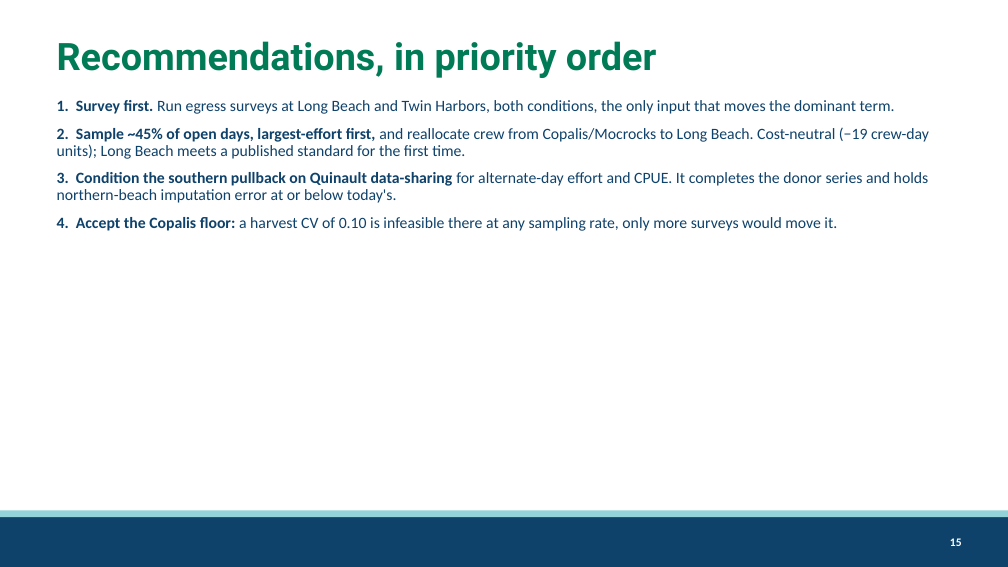
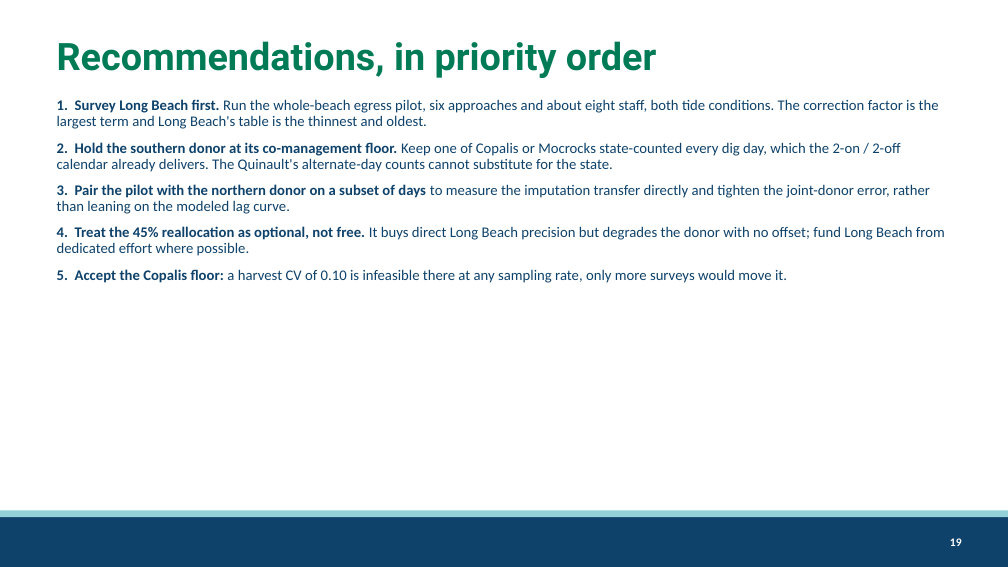
Before and after one commit to mattgeorgephd/razor-clam-harvest-monitoring, a slide deck: slide 19 of 07_presentations/razor-clam-sampling-design.pptx (slide 15 before the commit). Drawn at 1008x567 pixels with LibreOffice and Linux fonts; fonts in the diff are those of the drawing; background and template pictures are left out. Boxes give left, top, right and bottom in pixels: in the first picture for what was removed or moved away, otherwise in the second. Text is boxed around its words. In the diff, an @@ line names an element or a change of style, - is before the commit and + after.

Commit message:
long beach ingress/egress pilot

```diff
--- a/07_presentations/razor-clam-sampling-design.pptx
+++ b/07_presentations/razor-clam-sampling-design.pptx
@@ text at (57, 99, 945, 283): text changed; size 15 to 14 pt @@
-1. Survey first. Run egress surveys at Long Beach and Twin Harbors, both conditions, the only input that moves the dominant term.
-2. Sample ~45% of open days, largest-effort first, and reallocate crew from Copalis/Mocrocks to Long Beach. Cost-neutral (−19 crew-day units); Long Beach meets a published standard for the first time.
-3. Condition the southern pullback on Quinault data-sharing for alternate-day effort and CPUE. It completes the donor series and holds northern-beach imputation error at or below today's.
-4. Accept the Copalis floor: a harvest CV of 0.10 is infeasible there at any sampling rate, only more surveys would move it.
+1. Survey Long Beach first. Run the whole-beach egress pilot, six approaches and about eight staff, both tide conditions. The correction factor is the largest term and Long Beach's table is the thinnest and oldest.
+2. Hold the southern donor at its co-management floor. Keep one of Copalis or Mocrocks state-counted every dig day, which the 2-on / 2-off calendar already delivers. The Quinault's alternate-day counts cannot substitute for the state.
+3. Pair the pilot with the northern donor on a subset of days to measure the imputation transfer directly and tighten the joint-donor error, rather than leaning on the modeled lag curve.
+4. Treat the 45% reallocation as optional, not free. It buys direct Long Beach precision but degrades the donor with no offset; fund Long Beach from dedicated effort where possible.
+5. Accept the Copalis floor: a harvest CV of 0.10 is infeasible there at any sampling rate, only more surveys would move it.
@@ page number at (950, 538, 962, 546): text changed @@
-15
+19
```
Also in this commit, not shown: 5 other slides changed, 4 slides added, 5 other files.
